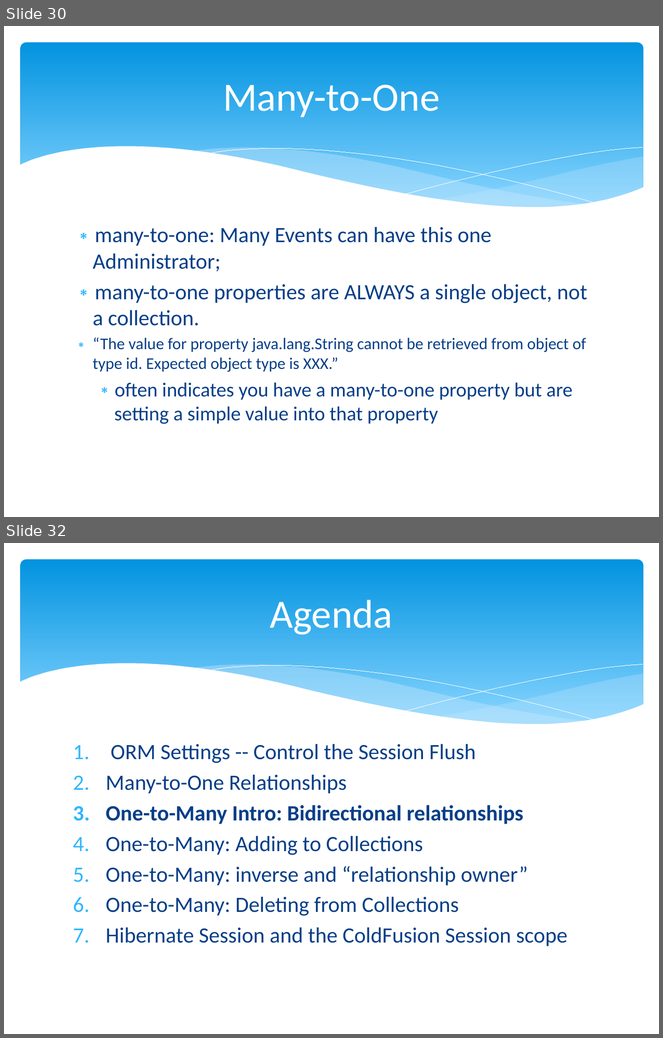
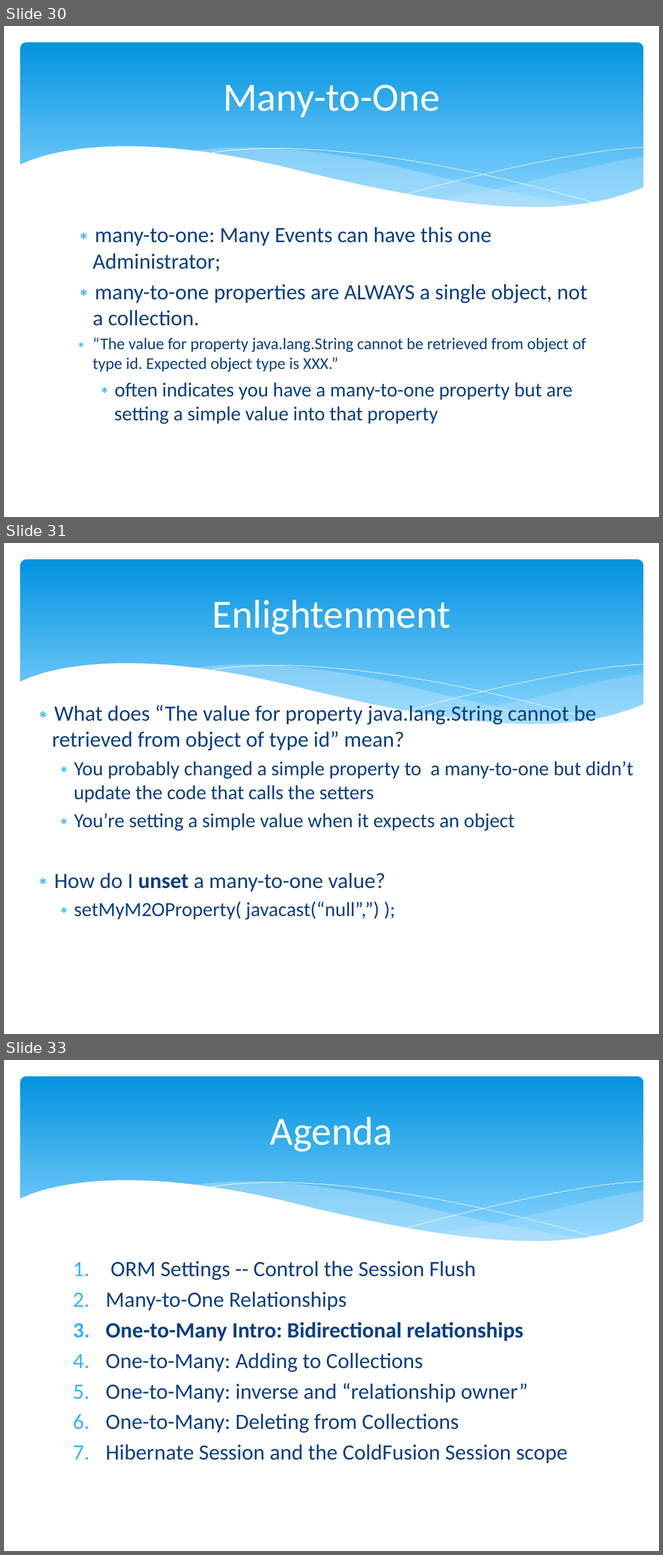
Before and after one commit to marcesher/mxunit-cfmeetups, a slide deck: CFObjective_ORMZen/preso/orm_zen.ppt.pptx. Shown one above the other, each under a label of ours: slides 30 and 32 before the commit, slides 30, 31 and 33 after it; the slides between them are not shown. The pictures are 663x1038 and 663x1555 pixels, drawn with LibreOffice and Linux fonts; fonts in the diff are those of the drawing. Boxes give left, top, right and bottom in pixels: in the first picture for what was removed or moved away, otherwise in the second. Text is boxed around its words. In the diff, an @@ line names an element or a change of style, - is before the commit and + after.

```diff
--- a/CFObjective_ORMZen/preso/orm_zen.ppt.pptx
+++ b/CFObjective_ORMZen/preso/orm_zen.ppt.pptx
@@ slide 31 added at bbox=[4, 543, 659, 1034], background #FFFFFF; not listed: 6 template elements that a slide beside it also shows @@
@@ title added at bbox=[213, 600, 451, 635], 44 pt, text #FFFFFF @@
+Enlightenment
@@ text added at bbox=[52, 703, 634, 920], 22 pt, text #073E87 @@
+∗ What does “The value for property java.lang.String cannot be retrieved from object of type id” mean?
+  ∗ You probably changed a simple property to a many-to-one but didn’t update the code that calls the setters
+  ∗ You’re setting a simple value when it expects an object
+∗ How do I unset a many-to-one value?
+  ∗ setMyM2OProperty( javacast(“null”,”) );
@@ what was slide 32 is now slide 33 @@
```
Also in this commit, not shown: 3 slides changed, 1 other file.
